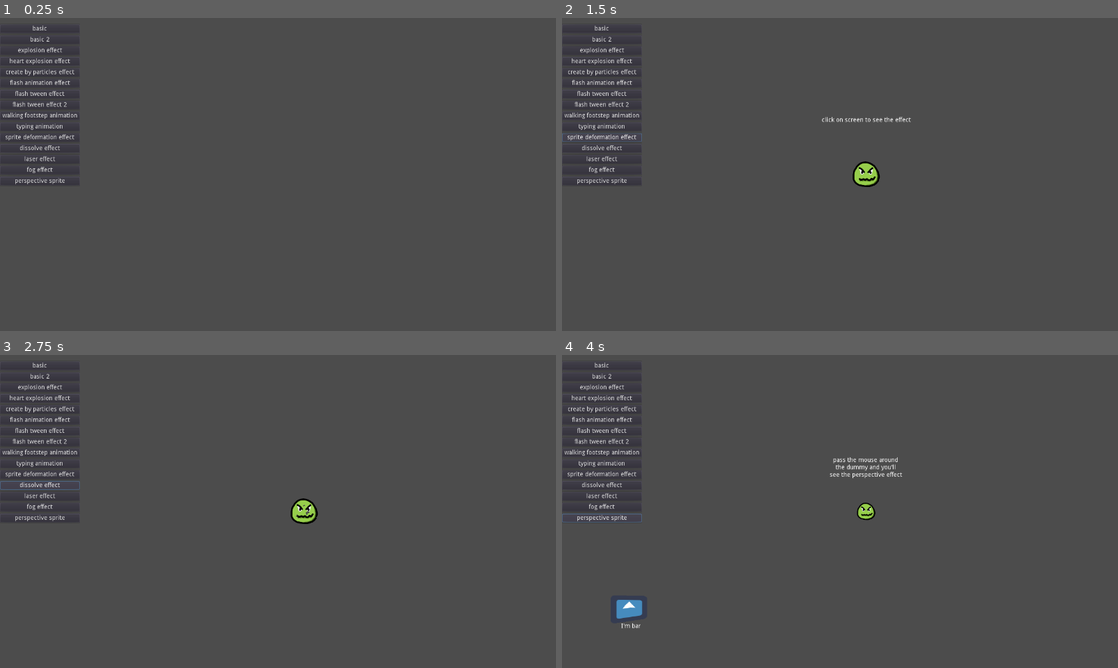
Above: before the commit, frames 1-4 (two rows, left to right).
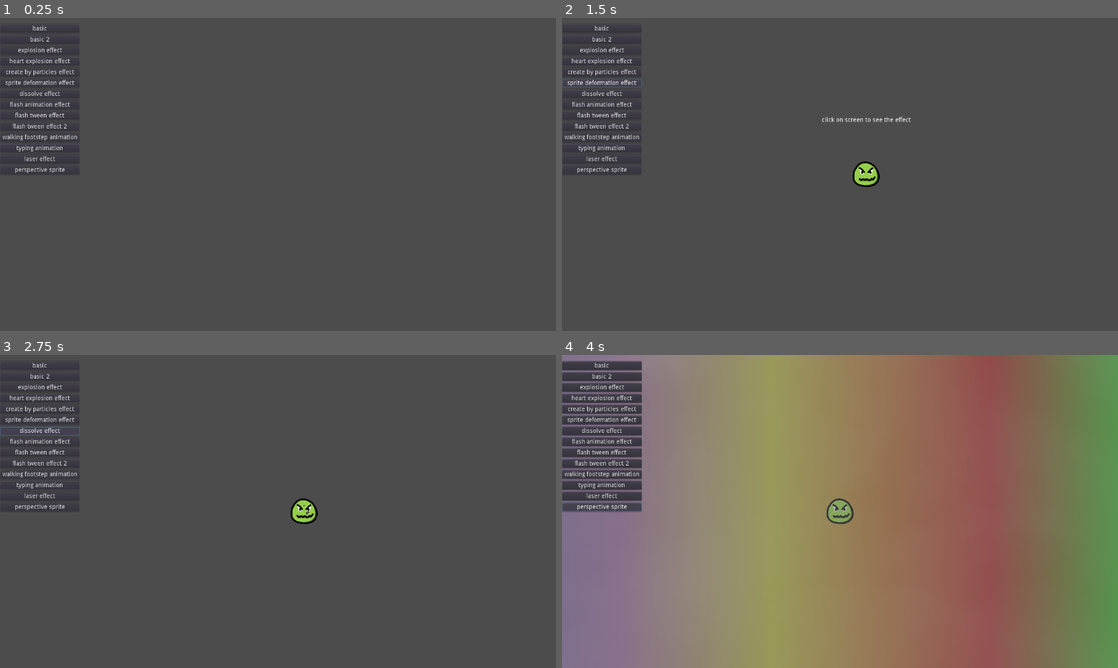
Above: after the commit, the same moments.

Repository: jttuboi/godot_projects_for_studies
Game: Godot game, scene res://World.tscn
The game is run twice, just before and just after one commit, with the same random seed, the same clock (stepped at 60 frames per second) and the same inputs. The engine's default icon, where the game draws it, is replaced by a stand-in: a white triangle on a blue panel in a dark square.
Inputs:
- Up to frame 1 (0.25 s): no input
- Up to frame 2 (1.5 s): click "flash animation effect" at 0.5 s; click "sprite deformation effect" at 1.25 s
- Up to frame 3 (2.75 s): click "dissolve effect" at 2 s
- Up to frame 4 (4 s): click "typing animation" at 2.75 s; click "perspective sprite" at 3.5 s

The runs differ from the first frame. In frame 1, 0.8% of the frame differs, in the area x 0-14%, y 19-54%; in frame 2, 0.9%; in frame 3, 1.0%; in frame 4, 95%, in the area x 0-100%, y 0-100%.

Commit message:
refacotring

Diff:
--- a/playground/World.tscn
+++ b/playground/World.tscn
@@ -71,47 +71,47 @@
 margin_bottom = 135.0
 text = "create by particles effect"
 
-[node name="FlashAnimationEffect" type="Button" parent="Menu/_/_"]
+[node name="SpriteDeformationEffect" type="Button" parent="Menu/_/_"]
 margin_top = 140.0
 margin_right = 184.0
 margin_bottom = 160.0
+text = "sprite deformation effect"
+
+[node name="DissolveEffect" type="Button" parent="Menu/_/_"]
+margin_top = 165.0
+margin_right = 184.0
+margin_bottom = 185.0
+text = "dissolve effect"
+
+[node name="FlashAnimationEffect" type="Button" parent="Menu/_/_"]
+margin_top = 190.0
+margin_right = 184.0
+margin_bottom = 210.0
 text = "flash animation effect"
 
 [node name="FlashTweenEffect" type="Button" parent="Menu/_/_"]
-margin_top = 165.0
+margin_top = 215.0
 margin_right = 184.0
-margin_bottom = 185.0
+margin_bottom = 235.0
 text = "flash tween effect"
 
 [node name="FlashTweenEffect2" type="Button" parent="Menu/_/_"]
-margin_top = 190.0
+margin_top = 240.0
 margin_right = 184.0
-margin_bottom = 210.0
+margin_bottom = 260.0
 text = "flash tween effect 2"
 
 [node name="WalkingFootstepAnimation" type="Button" parent="Menu/_/_"]
-margin_top = 215.0
+margin_top = 265.0
 margin_right = 184.0
-margin_bottom = 235.0
+margin_bottom = 285.0
 text = "walking footstep animation"
 
 [node name="TypingAnimation" type="Button" parent="Menu/_/_"]
-margin_top = 240.0
-margin_right = 184.0
-margin_bottom = 260.0
-text = "typing animation"
-
-[node name="SpriteDeformationEffect" type="Button" parent="Menu/_/_"]
-margin_top = 265.0
-margin_right = 184.0
-margin_bottom = 285.0
-text = "sprite deformation effect"
-
-[node name="DissolveEffect" type="Button" parent="Menu/_/_"]
 margin_top = 290.0
 margin_right = 184.0
 margin_bottom = 310.0
-text = "dissolve effect"
+text = "typing animation"
 
 [node name="LaserEffect" type="Button" parent="Menu/_/_"]
 margin_top = 315.0
@@ -125,16 +125,13 @@
 margin_bottom = 360.0
 text = "fog effect"
 
-[node name="PerspectiveSprite" type="Button" parent="Menu/_/_"]
 margin_top = 365.0
 margin_right = 184.0
 margin_bottom = 385.0
 text = "perspective sprite"
 
 [node name="_2" type="Control" parent="Menu/_/_"]
-margin_top = 390.0
 margin_right = 184.0
-margin_bottom = 400.0
 rect_min_size = Vector2( 0, 10 )
 
 [node name="Container" type="Node2D" parent="."]
Not shown: 1 places in playground/World.tscn that only renumber resources
